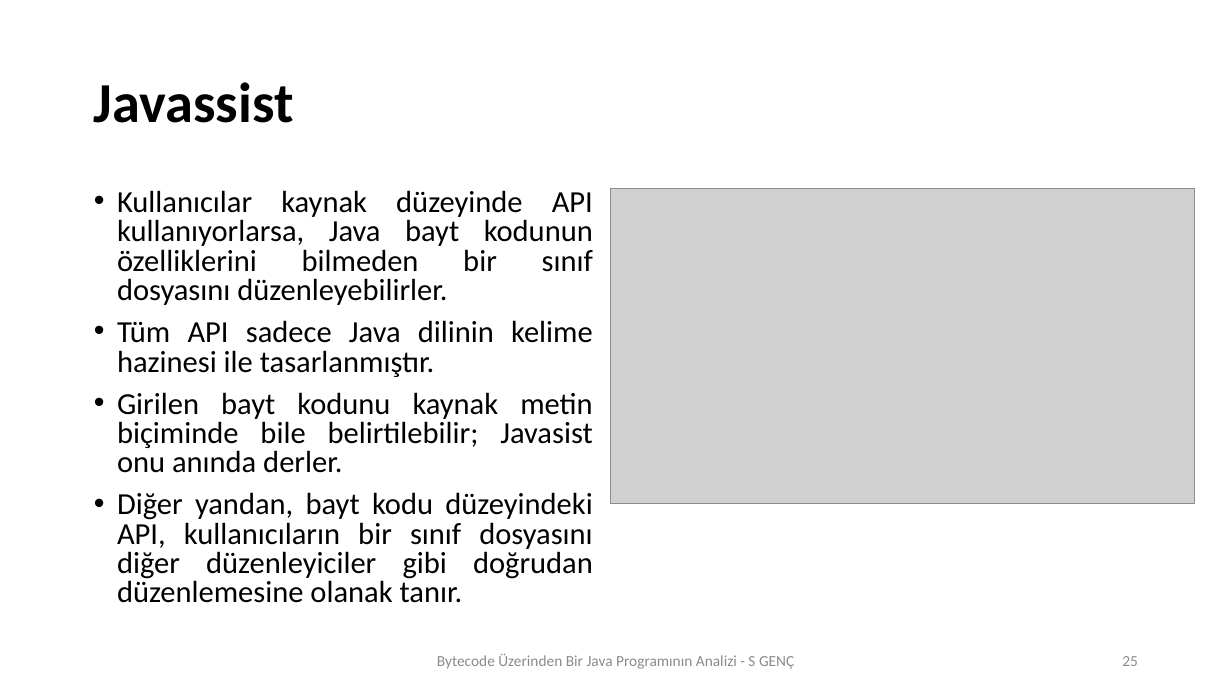
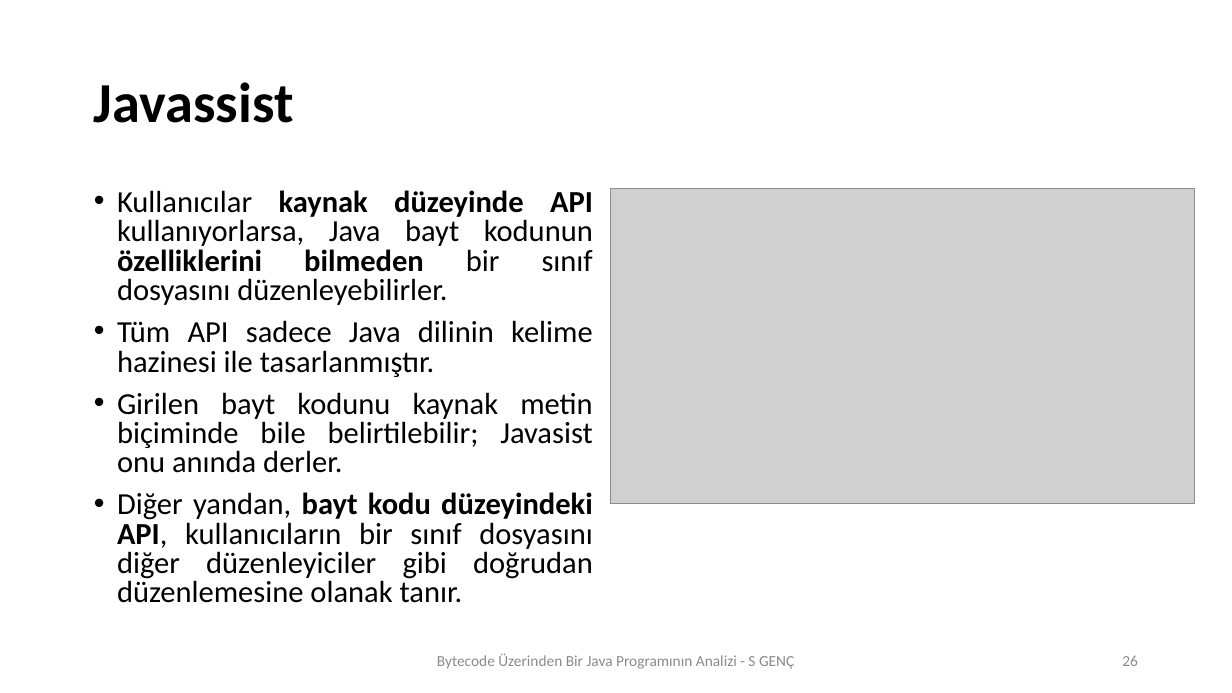
Before and after one commit to SevdanurGENC/ConvertToByteCode, a slide deck: slide 26 of SeminerSunumuII.pptx (slide 25 before the commit). Drawn at 1232x693 pixels with LibreOffice and Linux fonts; fonts in the diff are those of the drawing; grey boxes stand for pictures. Boxes give left, top, right and bottom in pixels: in the first picture for what was removed or moved away, otherwise in the second. Text is boxed around its words. In the diff, an @@ line names an element or a change of style, - is before the commit and + after.

```diff
--- a/SeminerSunumuII.pptx
+++ b/SeminerSunumuII.pptx
@@ text at [117,190,593,603]: bold on in "kaynak düzeyinde API özelliklerini bilmeden", "bayt kodu düzeyindeki API," @@
@@ page number at [1122,655,1138,666]: text changed @@
-25
+26
```
Also in this commit, not shown: 10 other slides changed, 1 slide added.
